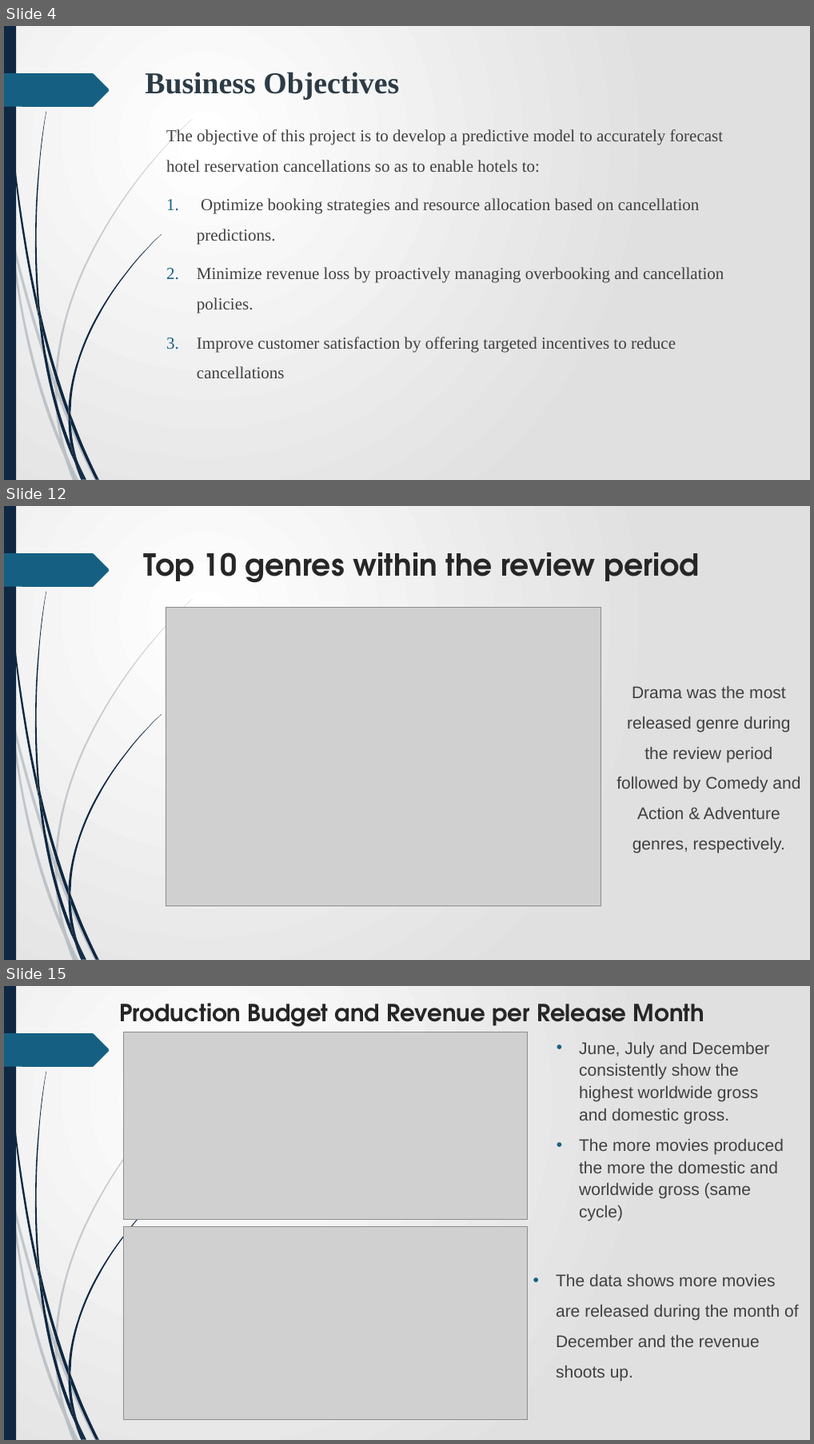
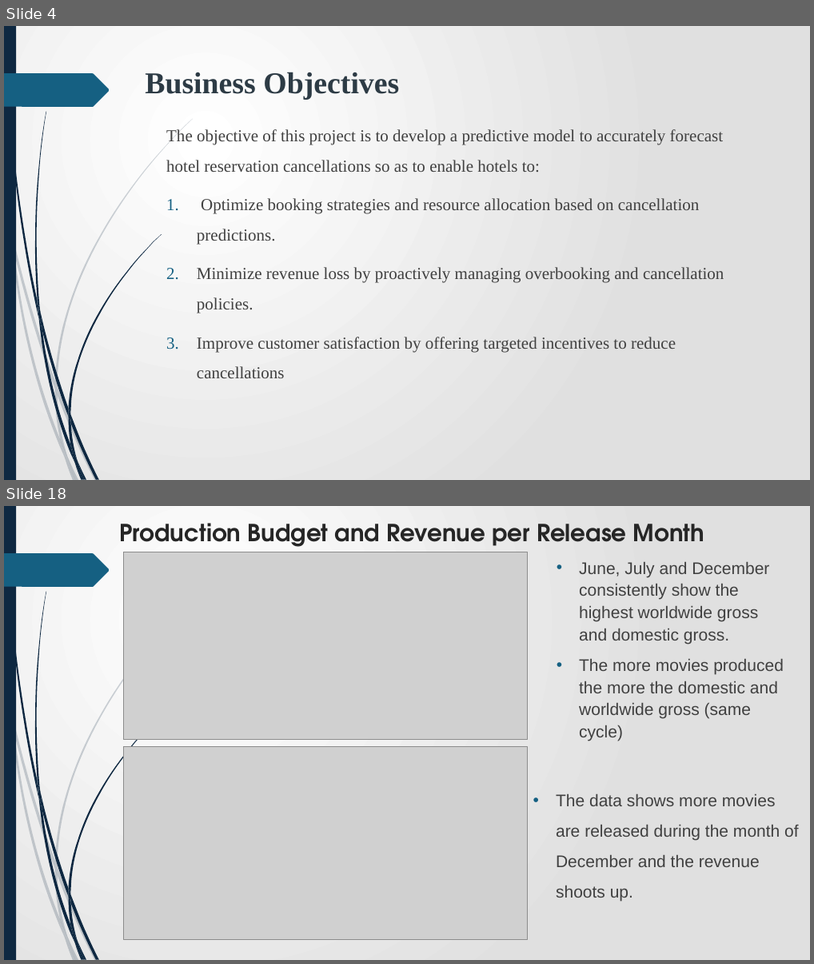
Before and after one commit to James-tech4/JAMES-PHASE-3-DSPT-8-PROJECT, a slide deck: Presentation.pptx. Shown one above the other, each under a label of ours: slides 4, 12 and 15 before the commit, slides 4 and 18 after it; the slides between them are not shown. The pictures are 814x1444 and 814x964 pixels, drawn with LibreOffice and Linux fonts; fonts in the diff are those of the drawing; grey boxes stand for pictures. Boxes give left, top, right and bottom in pixels: in the first picture for what was removed or moved away, otherwise in the second. Text is boxed around its words. In the diff, an @@ line names an element or a change of style, - is before the commit and + after.

```diff
--- a/Presentation.pptx
+++ b/Presentation.pptx
@@ slide 12 removed at bbox=[4, 506, 810, 960], background gradient #FFFFFF to #E1E1E1; not listed: 24 template elements that a slide beside it also shows @@
@@ title removed at bbox=[144, 552, 699, 583] @@
-Top 10 genres within the review period
@@ picture removed at bbox=[166, 608, 601, 905] @@
@@ text removed at bbox=[617, 686, 801, 852] @@
-Drama was the most released genre during the review period followed by Comedy and Action & Adventure genres, respectively.
@@ what was slide 15 is now slide 18 @@
```
Also in this commit, not shown: 8 slides changed, 6 slides added, 2 other slides removed, 2 other files.
